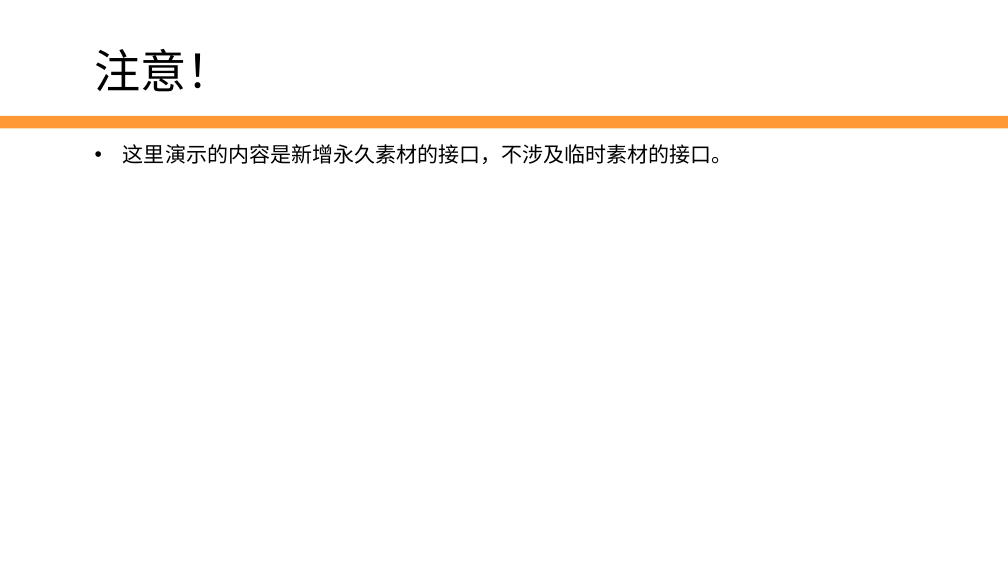
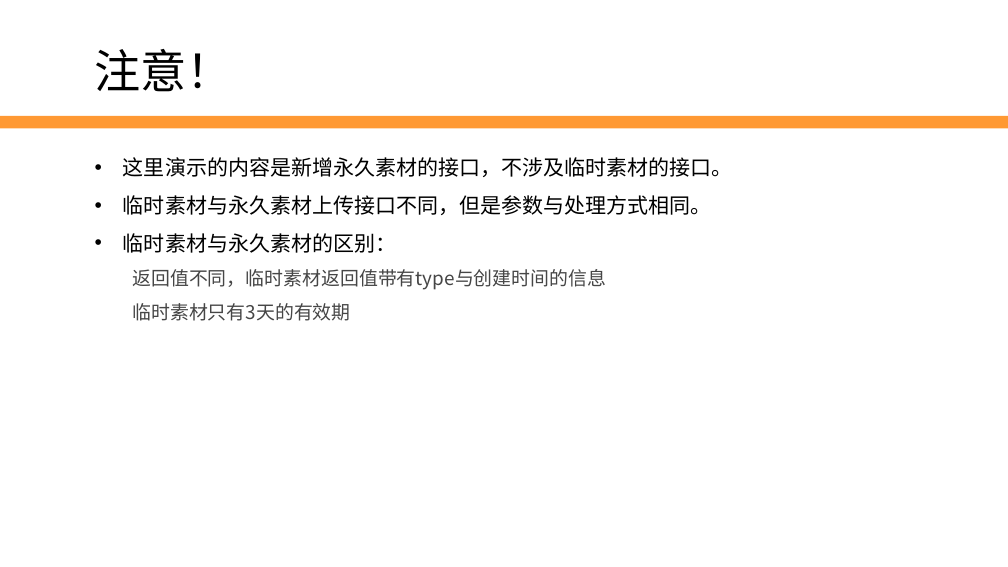
Before and after one commit to edu2act/2017-2018_1st_Wechat_Web_Programming, a slide deck: slide 10 of 课程ppt/第7讲 素材与图文消息.pptx (slide 9 before the commit). Drawn at 1008x567 pixels with LibreOffice and Linux fonts; fonts in the diff are those of the drawing; background and template pictures are left out. Boxes give left, top, right and bottom in pixels: in the first picture for what was removed or moved away, otherwise in the second. Text is boxed around its words. In the diff, an @@ line names an element or a change of style, - is before the commit and + after.

Commit message:
update ppt 7

```diff
--- a/课程ppt/第7讲 素材与图文消息.pptx
+++ b/课程ppt/第7讲 素材与图文消息.pptx
@@ text at box(123, 157, 733, 177): line spacing 1 to 1.5 @@
@@ text at box(123, 195, 712, 321): paragraphs added @@
+• 临时素材与永久素材上传接口不同，但是参数与处理方式相同。
+• 临时素材与永久素材的区别：
+  返回值不同，临时素材返回值带有type与创建时间的信息
+  临时素材只有3天的有效期
```
Also in this commit, not shown: 1 slide added, 1 other file.
